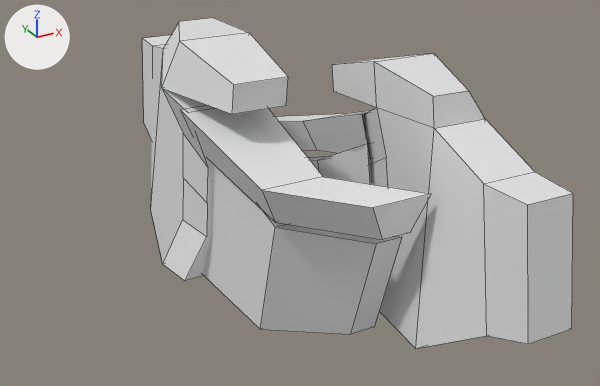
Before and after pictures for a commit that changed the OBJ model data/model/meeting_hand.obj.
Rendered twice from a camera (50 mm lens) standing at (-0.557, -1.102, 0.824) and looking at (0.02, -0.052, 0.299). Lighting does not change. The marker at upper left points along +X, +Y and +Z. Mesh edges are drawn as thin lines. Where no turn or scale is listed for an object, it has been applied to the vertices.

The first picture shows 'finger_1_l_Cube.007', 'finger_1_r_Cube.001', 'finger_2_l_Cube.006', 'finger_2_r_Cube.005', 'palm_l_Cube.008', 'palm_r_Cube'.
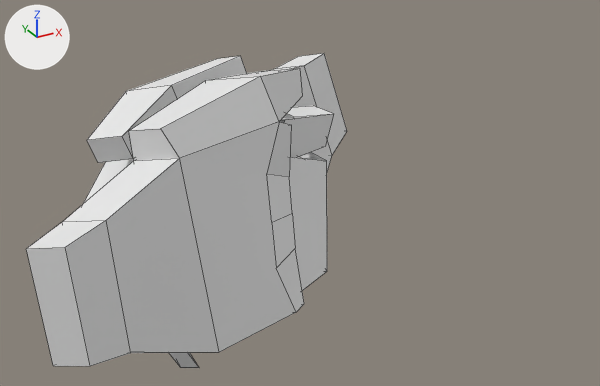
Where the change shows, as pixel boxes [x1, y1, x2, y2] in the pictures (600 x 386 px):
'palm_r_Cube', reshaped (90% wider, 13% taller): before [142, 18, 288, 281]; after [26, 68, 304, 366]
'palm_l_Cube.008', reshaped: before [332, 53, 573, 349]; after [87, 53, 347, 171]
'finger_2_r_Cube.005', reshaped: before [203, 164, 402, 334]; after [289, 152, 327, 291]
'finger_1_r_Cube.001', reshaped: before [181, 106, 431, 240]; after [279, 106, 333, 158]
'finger_1_l_Cube.007', reshaped: before [276, 110, 371, 158]; after [83, 159, 134, 204]
'finger_2_l_Cube.006', reshaped: before [308, 143, 370, 184]; after [169, 353, 199, 368]

Patch to the scene script:
```diff
--- a/data/model/meeting_hand.obj.py
+++ b/data/model/meeting_hand.obj.py
@@ me_finger_1_l_cube_007 @@
 # used by ob_finger_1_l_cube_007; location = (0.0, 0.0, 0.0)
-me_finger_1_l_cube_007.from_pydata(...)  # 12 vertices, 9 faces; spans x 0.017..0.268, y -0.052..0.235, z 0.268..0.406
+me_finger_1_l_cube_007.from_pydata(...)  # 12 vertices, 9 faces; spans x -0.306..-0.103, y -0.036..0.202, z 0.172..0.35
+# me_finger_1_l_cube_007 part 1: 12 of 12 vertices moved; they spanned x 0.017..0.268, y -0.052..0.235, z 0.268..0.406 and now span x -0.306..-0.103, y -0.036..0.202, z 0.172..0.35; mean shift (-0.374, -0.025, -0.081); largest move (0.229, 0.144, 0.34) -> (-0.304, 0.113, 0.244)
@@ me_finger_1_r_cube_001 @@
 # used by ob_finger_1_r_cube_001; location = (0.0, 0.0, 0.0)
-me_finger_1_r_cube_001.from_pydata(...)  # 12 vertices, 9 faces; spans x -0.151..0.101, y -0.277..0.009, z 0.31..0.448
+me_finger_1_r_cube_001.from_pydata(...)  # 12 vertices, 9 faces; spans x -0.064..0.153, y -0.023..0.184, z 0.303..0.413
+# me_finger_1_r_cube_001 part 2: 12 of 12 vertices moved; they spanned x -0.151..0.101, y -0.277..0.009, z 0.31..0.448 and now span x -0.064..0.153, y -0.023..0.184, z 0.303..0.413; mean shift (0.105, 0.232, -0.019); largest move (0.101, -0.277, 0.367) -> (0.099, 0.184, 0.359)
@@ me_finger_2_l_cube_006 @@
 # used by ob_finger_2_l_cube_006; location = (0.0, 0.0, 0.0)
-me_finger_2_l_cube_006.from_pydata(...)  # 12 vertices, 9 faces; spans x 0.04..0.228, y -0.094..0.21, z 0.068..0.358
+me_finger_2_l_cube_006.from_pydata(...)  # 12 vertices, 9 faces; spans x -0.256..-0.019, y -0.032..0.165, z -0.005..0.304
+# me_finger_2_l_cube_006 part 3: 12 of 12 vertices moved; they spanned x 0.04..0.228, y -0.094..0.21, z 0.068..0.358 and now span x -0.256..-0.019, y -0.032..0.165, z -0.005..0.304; mean shift (-0.303, -0.001, -0.071); largest move (0.197, 0.122, 0.268) -> (-0.254, 0.073, 0.181)
@@ me_finger_2_r_cube_005 @@
 # used by ob_finger_2_r_cube_005; location = (0.0, 0.0, 0.0)
-me_finger_2_r_cube_005.from_pydata(...)  # 12 vertices, 9 faces; spans x -0.112..0.075, y -0.252..0.051, z 0.11..0.4
+me_finger_2_r_cube_005.from_pydata(...)  # 12 vertices, 9 faces; spans x -0.058..0.132, y -0.039..0.139, z 0.09..0.36
+# me_finger_2_r_cube_005 part 4: 12 of 12 vertices moved; they spanned x -0.112..0.075, y -0.252..0.051, z 0.11..0.4 and now span x -0.058..0.132, y -0.039..0.139, z 0.09..0.36; mean shift (0.092, 0.16, -0.023); largest move (0.075, -0.252, 0.296) -> (0.107, 0.139, 0.287)
@@ me_palm_l_cube_008 @@
 me_palm_l_cube_008.from_pydata(...)  # 40 vertices, 32 faces; spans x 0.077..0.279, y -0.48..0.06, z 0.092..0.499
 # used by ob_palm_l_cube_008; location = (0.0, 0.0, 0.0)
+# me_palm_l_cube_008 part 5: the whole mesh is multiplied about its middle by the matrix ((-0.574, -0.794, -0.202), (0.369, -0.263, -0.013), (-0.094, -0.181, 0.979)), then moved by (-0.163, 0.39, -0.026)
@@ me_palm_r_cube @@
 me_palm_r_cube.from_pydata(...)  # 40 vertices, 32 faces; spans x -0.162..0.036, y -0.102..0.437, z 0.136..0.541
 # used by ob_palm_r_cube; location = (0.0, 0.0, 0.0)
+# me_palm_r_cube part 6: the whole mesh is multiplied about its middle by the matrix ((-0.574, -0.794, -0.202), (0.471, -0.336, -0.017), (-0.094, -0.181, 0.979)), then moved by (-0.092, -0.229, -0.073)
```
